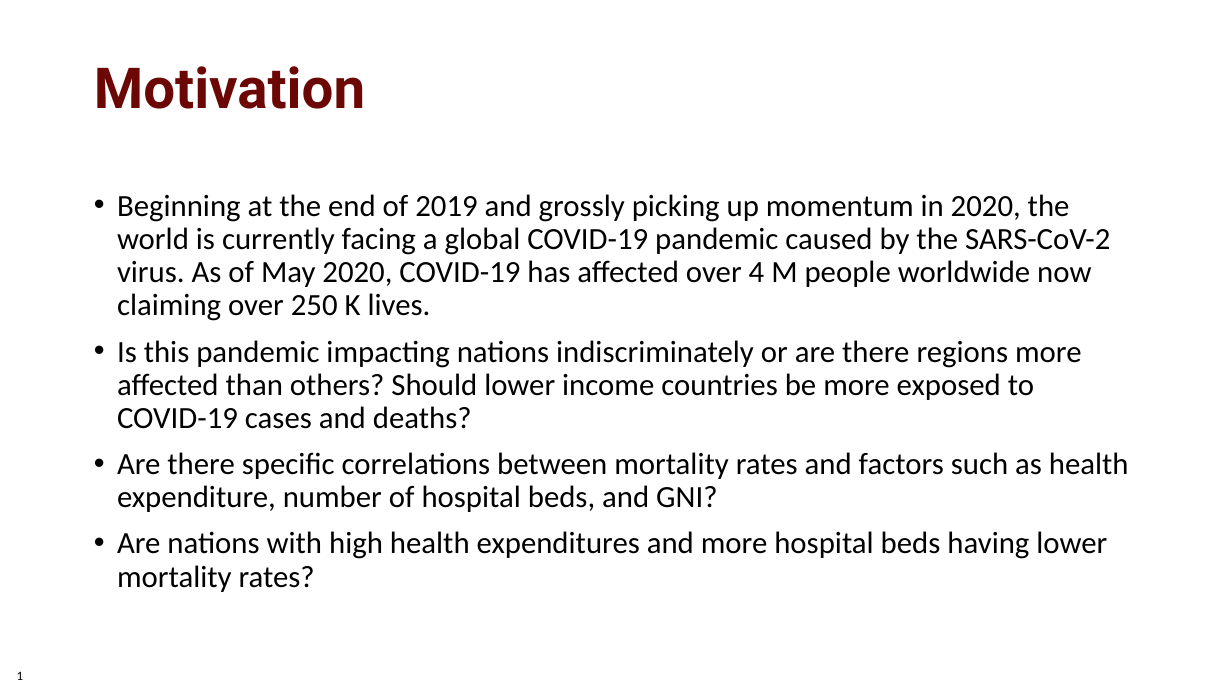
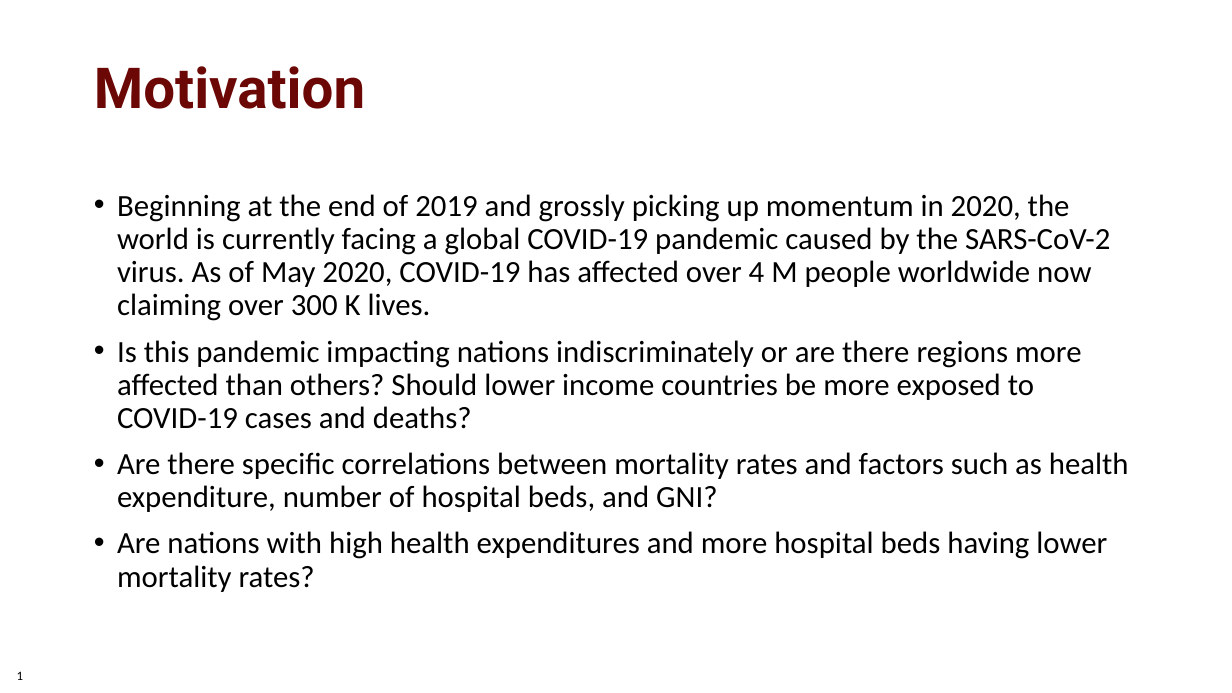
Before and after one commit to felipeomurillo/equipo_f, a slide deck: slide 3 of Project1_EquipoF_Covid.pptx. Drawn at 1232x693 pixels with LibreOffice and Linux fonts; fonts in the diff are those of the drawing; background and template pictures are left out. Boxes give left, top, right and bottom in pixels: in the first picture for what was removed or moved away, otherwise in the second. Text is boxed around its words. In the diff, an @@ line names an element or a change of style, - is before the commit and + after.

Commit message:
updated version of powerpoint and document of the analysis

```diff
--- a/Project1_EquipoF_Covid.pptx
+++ b/Project1_EquipoF_Covid.pptx
@@ text at (117, 194, 1110, 321): text changed @@
-• Beginning at the end of 2019 and grossly picking up momentum in 2020, the world is currently facing a global COVID-19 pandemic caused by the SARS-CoV-2 virus. As of May 2020, COVID-19 has affected over 4 M people worldwide now claiming over 250 K lives.
+• Beginning at the end of 2019 and grossly picking up momentum in 2020, the world is currently facing a global COVID-19 pandemic caused by the SARS-CoV-2 virus. As of May 2020, COVID-19 has affected over 4 M people worldwide now claiming over 300 K lives.
```
Also in this commit, not shown: 1 other file.
